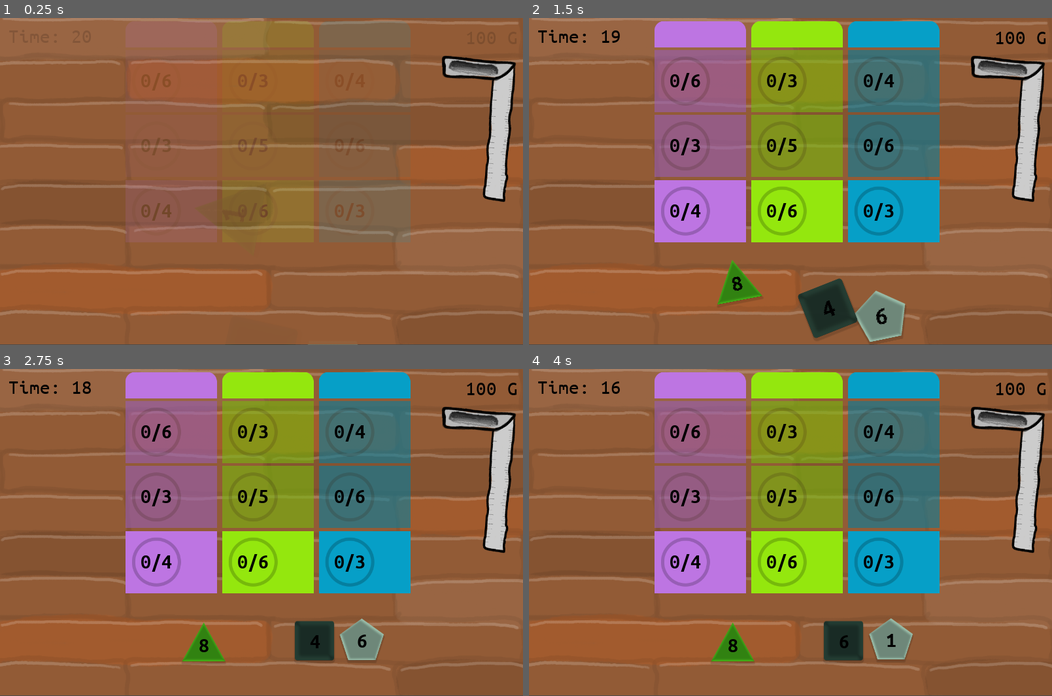
Above: before the commit, frames 1-4 (two rows, left to right).
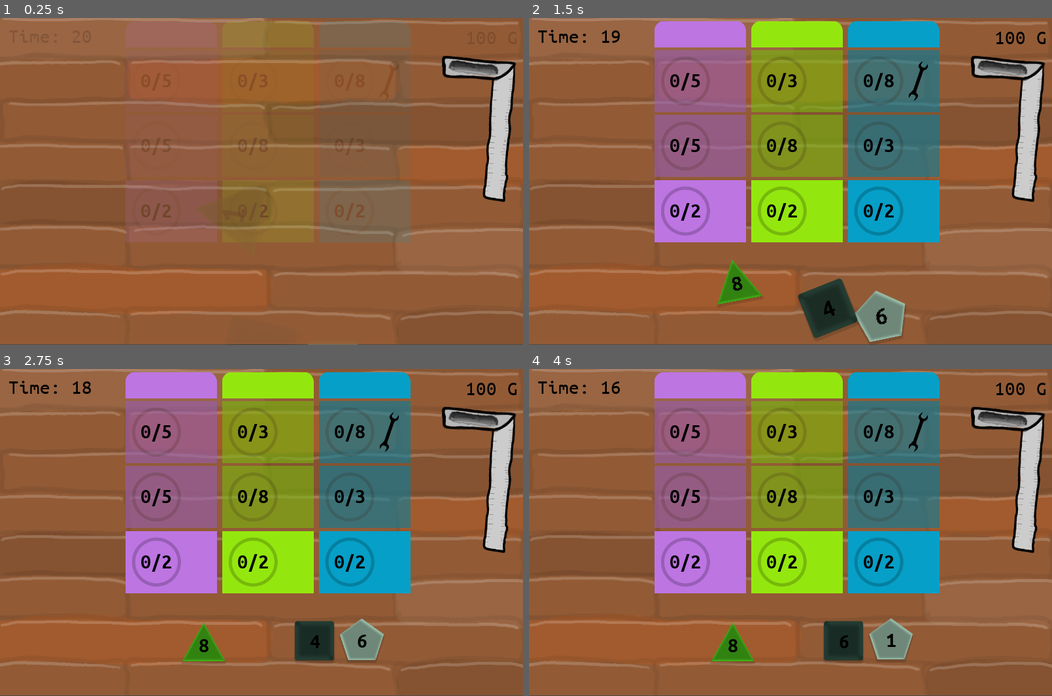
Above: after the commit, the same moments.

Repository: matzebond/DiceRepair
Game: Godot game, scene res://scenes/screens/RootNode.tscn
Two runs of this game, one before a commit and one after it. Both use one fixed random seed, a clock stepped at 60 frames per second and the inputs below.
Inputs (mouse positions are in pixels of both pictures, inside the frame that each line leads up to):
- Up to frame 1 (0.25 s): no input
- Up to frame 2 (1.5 s): drag from (753, 230) to (701, 80) at 0.52 s; drag from (821, 315) to (701, 80) at 1.27 s
- Up to frame 3 (2.75 s): move the mouse to (355, 650) at 2.02 s; click (355, 650) at 2.17 s
- Up to frame 4 (4 s): drag from (764, 597) to (701, 496) at 2.77 s; tap Enter at 3.5 s; move the mouse to (947, 581) at 3.52 s; click (947, 581) at 3.67 s

The runs differ from the first frame. In frame 1, less than 0.1% of the frame differs, in the area x 31-70%, y 57-61%; in frame 2, 0.4%, in the area x 30-77%, y 13-61%; in frame 3, 0.4%; in frame 4, 0.4%.

Commit message:
add tools to jobstep

Diff:
--- a/scenes/die/Die.gd
+++ b/scenes/die/Die.gd
@@ -2,26 +2,27 @@
 
 
 enum {Number, Hammer, Drill, Ratchet, Saw}
+const TOOLS = [Hammer, Drill, Ratchet, Saw]
 
 const hammer_sprite = preload("res://assets/img/tools/hammer.png")
 const drill_sprite = preload("res://assets/img/tools/drill.png")
 const ratchet_sprite = preload("res://assets/img/tools/ratchet.png")
 const saw_sprite = preload("res://assets/img/tools/saw.png")
 
-class Face:
-    var type = Number
-    var value = 1
-
-    func _init(type, value = null):
-        self.type = type
-        self.value = value
-
-    func sprite():
-        match type:
+static func tool_sprite(tuul):
+    match tuul:
             Hammer: return hammer_sprite
             Drill: return drill_sprite
             Ratchet: return ratchet_sprite
             Saw: return saw_sprite
+
+class Face:
+    var type = Number
+    var value = 1
+
+    func _init(type, value = null):
+        self.type = type
+        self.value = value
 
 class DieState:
     var sprite
@@ -35,7 +36,10 @@
         self.faces = dic.faces
         self.cost = dic.cost
         self.color = dic.color
-        self.face_index = dic.color
+        self.face_index = 0
+
+    func cur_face():
+        return faces[face_index]
 
 
 static func D6(col = null):
@@ -73,7 +77,8 @@
 enum {Default, Taken, Blocked, Snapping, Dragging, Rolling}
 var state = Default
 var is_dummy = false
-var viz_state
+var viz_state: DieState
+
 onready var number = $Number
 onready var tools = $Tool
 
@@ -182,7 +187,7 @@
         number.visible = true
         tools.visible = false
     else:
-        tools.texture = faces[face_index].sprite()
+        tools.texture = tool_sprite(faces[face_index].type)
         tools.visible = true
         number.visible = false
 
--- a/scenes/jobs/JobStep.gd
+++ b/scenes/jobs/JobStep.gd
@@ -1,10 +1,13 @@
 extends Node2D
+const Die = preload("res://scenes/die/Die.gd")
+
 
 export var work_min:int = 1
 export var work_max:int = 8
 
 var work_req:int
 var work_cur:int
+var tools = []
 
 var is_waiting = false
 var wait_base
@@ -27,13 +30,27 @@
 
     $Sprite.modulate = job.color
 
+    for tuul in Die.TOOLS:
+        if randf() > 0.9:
+            tools.append(tuul)
+
+    var i = 0
+    for tuul in tools:
+        var tex = Sprite.new()
+        tex.texture = Die.tool_sprite(tuul)
+
+        $Tools.add_child(tex)
+
+        tex.position.y =  -50 + (100/len(tools)/2.0) + i * (100.0 / len(tools))
+        tex.scale = Vector2(1.0/len(tools), 1.0/len(tools))
+        i += 1
+
     work_req = rand_range(work_min, work_max+1)
     update_work()
 
     return self
 
 func update_work():
-
     var last_work_cur = work_cur
     # calculate current work
     work_cur = 0
@@ -41,8 +58,13 @@
         var die_value = die.faces[die.face_index].value
         if die_value is int:
             work_cur += die_value
-        else:
-            pass # TODO symbols
+
+    #skip if tool present
+    for die in dice:
+        for tuul in tools:
+            print(die.viz_state.cur_face().type)
+            if die.viz_state.cur_face().type == tuul:
+                work_cur = work_req
 
     # start wait time
     if work_cur >= work_req:
--- a/scenes/jobs/JobStep.tscn
+++ b/scenes/jobs/JobStep.tscn
@@ -26,8 +26,12 @@
 "_edit_use_anchors_": false
 }
 
-[node name="DropArea" parent="." instance=ExtResource( 4 )]
-scale = Vector2( 1.1, 0.74 )
+[node name="Tools" type="Node2D" parent="."]
+position = Vector2( 60, 0 )
 
 [node name="Tween" type="Tween" parent="."]
+
+[node name="DropArea" parent="." instance=ExtResource( 4 )]
+visible = false
+scale = Vector2( 1.1, 0.74 )
 [connection signal="drop_item" from="DropArea" to="." method="_on_DropArea_drop_item"]
